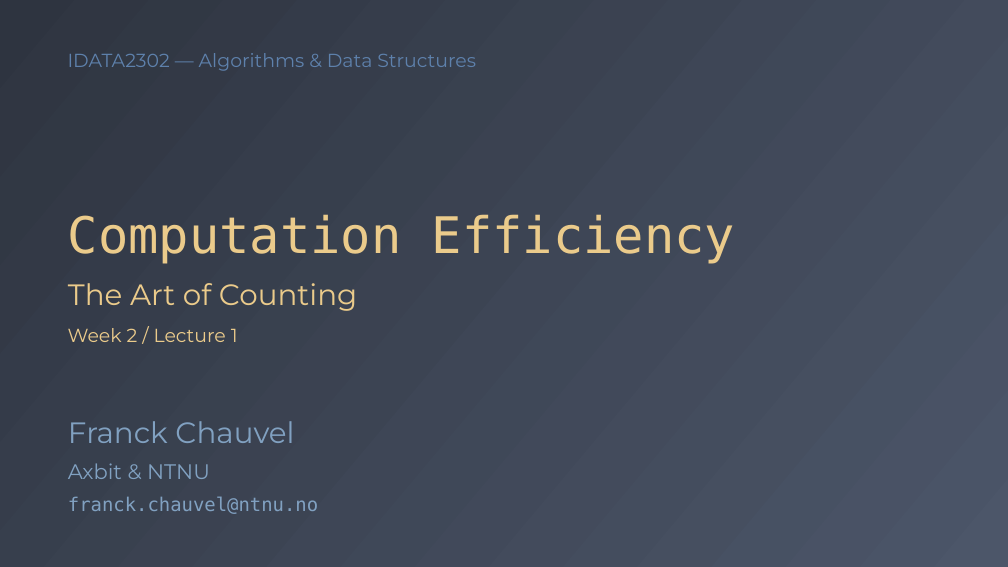
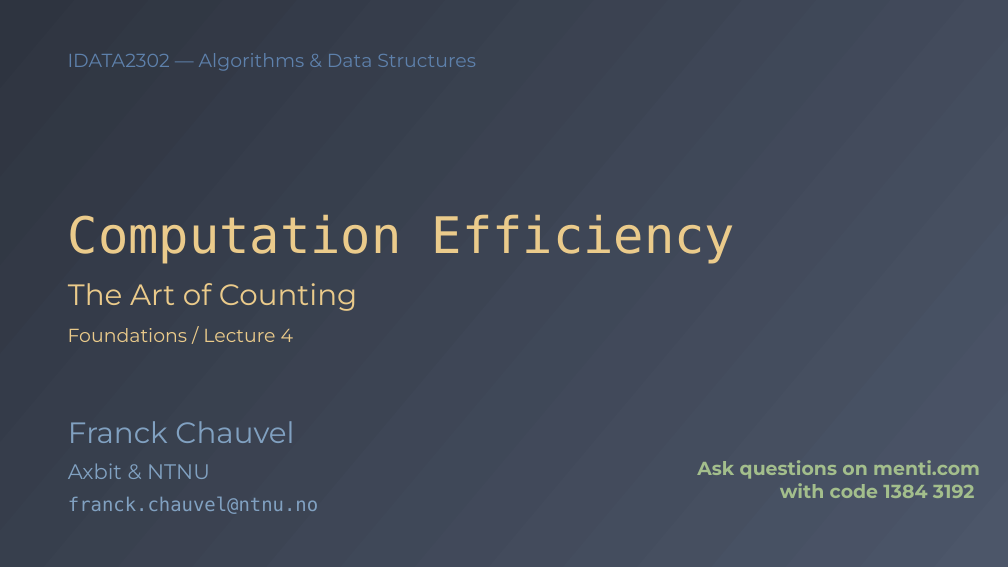
Before and after one commit to fchauvel/ntnu-idata2302-website, a slide deck: slide 1 of source/foundations/_static/efficiency/efficiency.pptx. Drawn at 1008x567 pixels with LibreOffice and Linux fonts; fonts in the diff are those of the drawing. Boxes give left, top, right and bottom in pixels: in the first picture for what was removed or moved away, otherwise in the second. Text is boxed around its words. In the diff, an @@ line names an element or a change of style, - is before the commit and + after.

```diff
--- a/source/foundations/_static/efficiency/efficiency.pptx
+++ b/source/foundations/_static/efficiency/efficiency.pptx
@@ text at (68,328,293,342): text changed @@
-Week 2 / Lecture 1
+Foundations / Lecture 4
@@ text added at (697,460,980,498), 18 pt, text #A3BE8C, bold @@
+Ask questions on menti.com
+with code 1384 3192
```
Also in this commit, not shown: 1 other slide changed, 2 other files.
